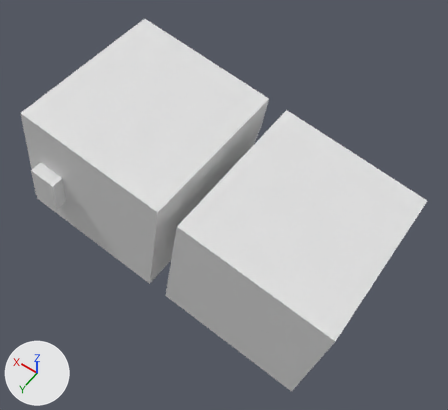
Renders of the Blender file assets/scenes/inside_boat.blend from each side of a commit.
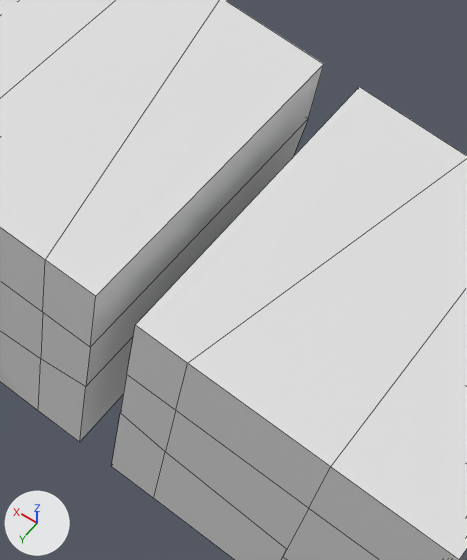
Each version appears first whole from a camera (50 mm lens) standing at (-13.55, 16.27, 27.75) and looking at (-2.23, 0.43, 2.86), and next in a close-up on the part from 25% to 76% of the width and 16% to 83% of the height. Lighting does not change. The marker at lower left points along +X, +Y and +Z. The older version's two pictures come first. The close-ups show mesh edges as thin lines. Objects named as collision shapes, trigger or cutter boxes, shadow casters or lower levels of detail are left out.

The older version as bpy lines, for what is in view:
```python
me_geo = bpy.data.meshes.new('geo')
me_geo.from_pydata(...)  # 100 vertices, 89 faces; spans x -10.9..6.9, y -5.7..5.6, z -1.8..8.3
# faces by material slot: [85, 3, 1]
me_geo.materials.append(mat_metal_plate)
me_geo.materials.append(mat_girders)
me_geo.materials.append(mat_vtx_color)
# before: 3 (-1.8, 5.0, 4.8) at pixel (90, 347), 4 (-0.9, 5.0, -0.2) at pixel (79, 442), 5 (-1.8, -3.7, 4.8) at pixel (308, 118), 6 (-0.9, -3.0, -0.2), 15 (-0.9, -1.1, -0.2)
# before: 22 (-1.4, -3.4, 2.9), 24 (-1.4, 5.0, 2.9) at pixel (85, 386), 34 (-1.4, -1.1, 2.9), 35 (-0.9, 3.1, -0.2), 36 (-1.4, 3.1, 2.9)
# before: 40 (-2.2, -3.6, 6.9) at pixel (323, 64), 43 (-2.2, 5.0, 6.9) at pixel (95, 296), 86 (-2.4, -1.1, 2.7), 88 (-2.4, 3.1, 2.7)
ob_geo_default_room = bpy.data.objects.new('geo_default_room', me_geo)
ob_geo_default_room.location = (0.08, 0.0, 0.08)
```
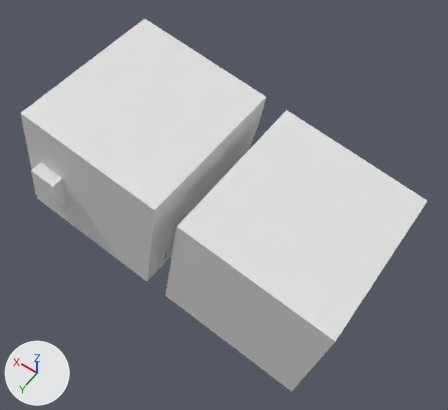
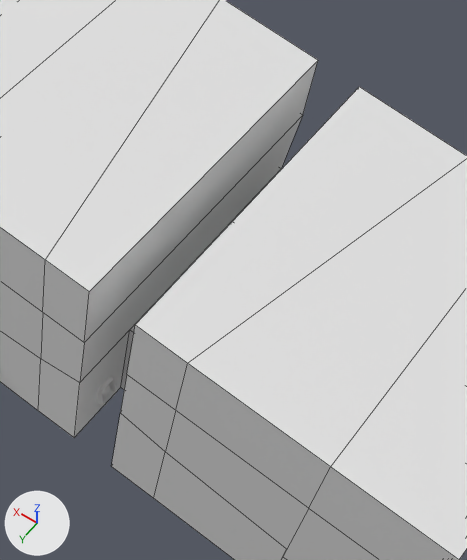
Boxes (x1, y1, x2, y2) around the edits, measured in the close-ups (467 x 560 px):
part 1 of me_geo, cut back: before (38, 0, 324, 442); after (38, 0, 318, 438)

Edits to the bpy script that builds the scene:
```text
Change me_geo:
    used by ob_geo_default_room; location = (0.08, 0.0, 0.08)
    verts and faces of me_geo; kept vertices keep their numbers, new ones are numbered from 100
    remove me_geo.from_pydata(...)  # 100 vertices, 89 faces; spans x -10.9..6.9, y -5.7..5.6, z -1.8..8.3
    add me_geo.from_pydata(...)  # 100 vertices, 90 faces; spans x -10.9..6.9, y -5.7..5.6, z -1.8..8.3
    me_geo part 1
    add for i in [3, 5, 22, 24, 34, 36, 40, 43]: verts[i] += (0.2, 0.0, 0.0)
    add for i in [4, 6, 15, 35]: verts[i] += (0.2, 0.0, 0.1)
    add faces += [(34, 86, 88, 36)]  # mat_metal_plate
```
